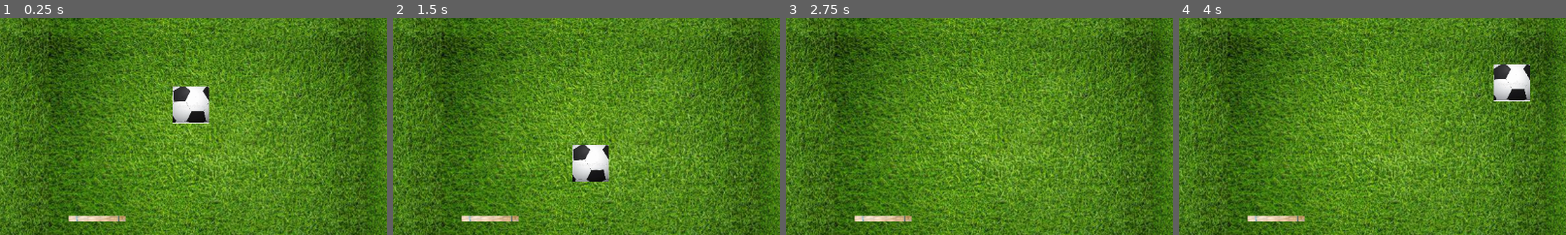
Above: before the commit, frames 1-4 (left to right).
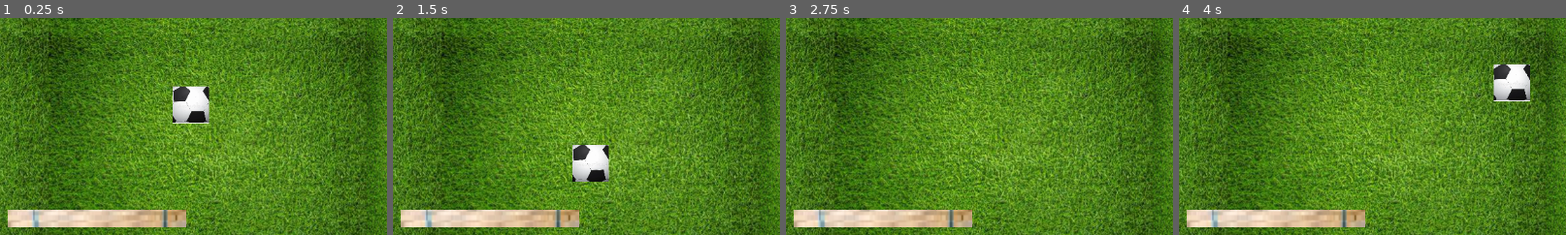
Above: after the commit, the same moments.

Repository: GlaucianeBatista/pingpong
Game: Godot game, scene res://principal.tscn
The game is run twice, just before and just after one commit, with the same random seed, the same clock (stepped at 60 frames per second) and the same inputs.
Inputs:
- Up to frame 1 (0.25 s): no input
- Up to frame 2 (1.5 s): no input
- Up to frame 3 (2.75 s): no input
- Up to frame 4 (4 s): no input
The pictures show only the part of the screen within x 37-87%, y 43-93%; the shares and areas given below are measured in that part.

The runs differ from the first frame. In frame 1, 3.5% of the frame differs, in the area x 2-49%, y 88-97%; in frame 2, 3.5%; in frame 3, 3.5%; in frame 4, 3.5%.
Error before the commit: Parse Error: Identifier "speak" not declared in the current scope. (res://raquete.gd:12)

Commit message:
Pingpong Joguinho básico
27/01/2025

Diff:
--- a/principal.tscn
+++ b/principal.tscn
@@ -16,4 +16,4 @@
 
 [node name="raquete" parent="." instance=ExtResource("1_1yq3j")]
 position = Vector2(572, 576)
-scale = Vector2(0.63, 0.846)
+scale = Vector2(1.96, 2.632)
--- a/raquete.gd
+++ b/raquete.gd
@@ -1,5 +1,5 @@
 extends Node2D
-
+var speedx: int = 100
 
 # Called when the node enters the scene tree for the first time.
 func _ready() -> void:
@@ -9,4 +9,11 @@
 # Called every frame. 'delta' is the elapsed time since the previous frame.
 func _process(delta: float) -> void:
 	if Input.is_action_pressed("dire"):
-		position.x = position.x + speak * delta
+		position.x = position.x + speedx * delta
+	elif Input.is_action_pressed("esq"):
+		position.x = position.x - speedx * delta
+
+	if position.x >= 1050:
+		position.x = 1050
+	elif position.x <= 80:
+		position.x = 80
